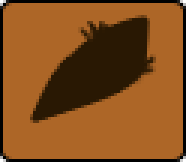
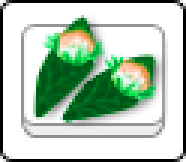
Two versions of the same layered image (186x162). Layer-by-layer changes:
hid group "grillet-meat-empty" (2 layers) over [0, 0, 186, 162]
renamed "Слой 2 (копия)" to "Слой 2 (копия) 4", painted on it over [30, 15, 156, 123]
added layer "Слой 2 (копия) 2" (56%) in group "grillet-meat-" over [33, 51, 96, 117]
added layer "Фигура 9 (копия)" in group "grillet-meat-" over [36, 51, 93, 117]
added layer "Слой 4 (копия)" in group "grillet-meat-" over [39, 30, 105, 72]
added layer "Слой 1 (копия)" in group "grillet-meat-" over [48, 30, 102, 78]
added layer "Слой 3 (копия)" in group "grillet-meat-" over [48, 24, 99, 60]
added layer "Фигура 8 (копия)" in group "grillet-meat-" over [39, 18, 96, 117]
"Слой 2": opacity 100% → 56%, painted on it over [30, 45, 138, 123]
painted on "Фигура 9" over [33, 45, 138, 120]
painted on "Слой 4" over [78, 21, 156, 102]
painted on "Слой 1" over [78, 30, 153, 105]
painted on "Слой 3" over [90, 24, 153, 99]
painted on "Фигура 8" over [33, 18, 153, 120]
